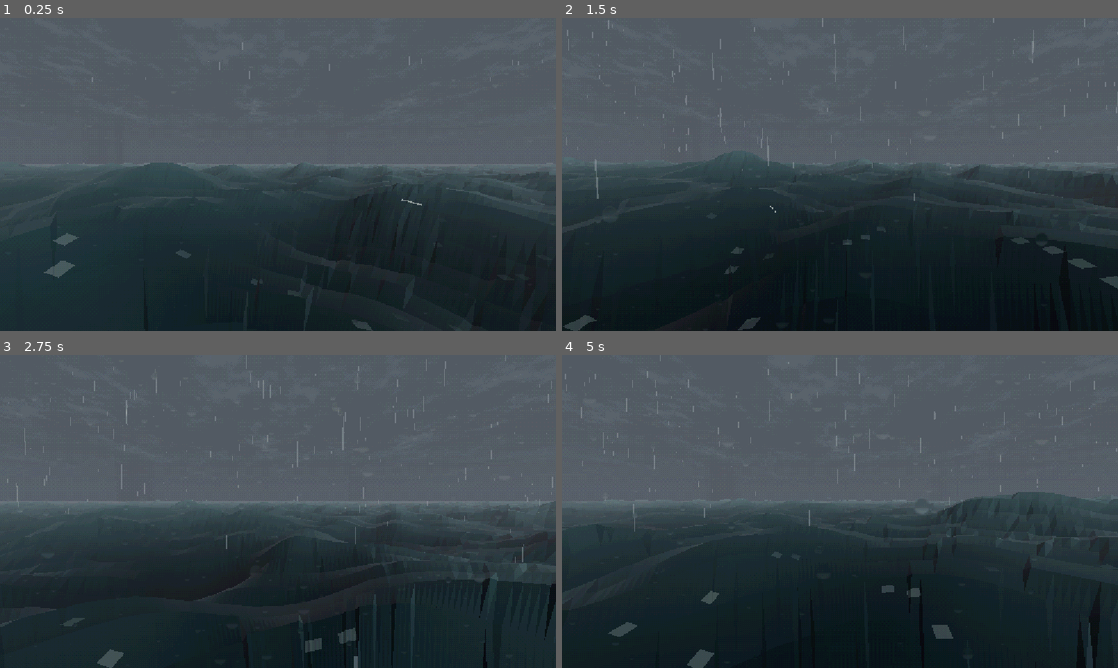
Above: before the commit, frames 1-4 (two rows, left to right).
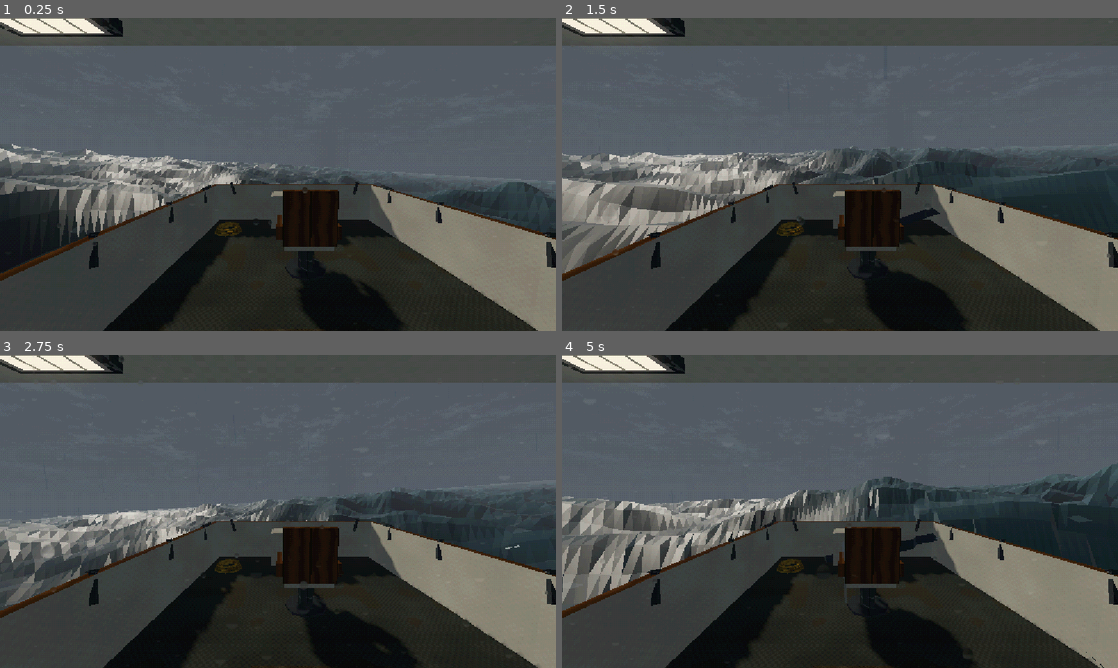
Above: after the commit, the same moments.

Repository: Kortev/Gull-Harbor
Game: Godot game, scene res://sea/sea.tscn
Same seed, same stepped clock (60 frames per second), same inputs: the game is played once before the commit and once after it.
Inputs:
- Up to frame 1 (0.25 s): no input
- Up to frame 2 (1.5 s): no input
- Up to frame 3 (2.75 s): no input
- Up to frame 4 (5 s): no input

The runs differ from the first frame. In frame 1, 43% of the frame differs, in the area x 0-100%, y 0-100%; in frame 2, 52%; in frame 3, 45%; in frame 4, 51%.

Commit message:
The boat: a weathered 41 ft tuna boat for four, riding the swell
Blender script (art/boat.py, the space game's PSX toolkit and crunched CC0 textures) exports boat/boat.glb:
hull, wheelhouse and hardtop, cockpit with fighting chair and rod holders, tuna tower, outriggers, lights.
boat/boat.gd parks it at the origin and poses it from the ocean's height under bow, stern and sides; a
trimesh collider for walking; the sea isn't drawn inside the hull. The camera stands in the cockpit.

Co-Authored-By: Claude Opus 5.5 <noreply@anthropic.com>
Claude-Session: https://claude.ai/code/session_01LChRA4DPcVTm2YPPWMDqRK

Diff:
--- /dev/null
+++ b/boat/boat.gd
@@ -0,0 +1,164 @@
+extends AnimatableBody3D
+## The boat (art/boat.py -> boat.glb): a 41 ft tuna boat for a crew of four. It never goes anywhere: it sits at
+## the origin and rides the swell, heaving, pitching and rolling with the sea under it. Its pose comes only from
+## the ocean's wave clock, so every peer computes the same deck under the same feet. Being an AnimatableBody3D,
+## it carries whoever stands on it. (The pattern is Gull Harbor's TunaBoat, on Fathom's ocean.)
+
+const Ocean := preload("res://sea/ocean.gd")
+const MODEL := preload("res://boat/boat.glb")
+
+const LENGTH := 12.5
+const BEAM := 4.3
+const DECK := 0.55          # the cockpit sole above the model's origin (its waterline)
+const SINK := 0.12          # loaded with ice, fuel and crew she sits a little below her painted waterline
+## How much of the sea's slope the hull follows: a long, heavy hull bridges the short chop.
+const PITCH_FOLLOW := 0.75
+const ROLL_FOLLOW := 0.7
+
+var ocean: Ocean
+var spawns: Array[Transform3D] = []      # boat-local
+var holders: Array[Transform3D] = []     # boat-local; see holder_transform()
+var helm := Transform3D.IDENTITY
+var floods: Array[SpotLight3D] = []
+var chair: Node3D
+var wheel: Node3D
+var _radar: Node3D
+var _lights_on := false
+
+
+func _ready() -> void:
+	sync_to_physics = true
+	collision_layer = 1
+	collision_mask = 0
+	_build()
+
+
+func _build() -> void:
+	var src := MODEL.instantiate() as Node3D
+	var visual := Node3D.new()
+	visual.name = "Visual"
+	add_child(visual)
+	for n: String in ["boat", "chair", "wheel", "radar"]:
+		var mi := src.find_child(n, true, false) as Node3D
+		if mi:
+			var t := _src_transform(mi, src)
+			mi.owner = null
+			mi.get_parent().remove_child(mi)
+			mi.transform = t
+			visual.add_child(mi)
+	chair = visual.get_node_or_null("chair") as Node3D
+	wheel = visual.get_node_or_null("wheel") as Node3D
+	_radar = visual.get_node_or_null("radar") as Node3D
+	var col_mesh := src.find_child("collider", true, false) as MeshInstance3D
+	if col_mesh:
+		var shape := col_mesh.mesh.create_trimesh_shape()
+		shape.backface_collision = true
+		var cs := CollisionShape3D.new()
+		cs.shape = shape
+		cs.transform = _src_transform(col_mesh, src)
+		add_child(cs)
+	for i in 4:
+		var e := src.find_child("spawn_%d" % i, true, false) as Node3D
+		if e:
+			spawns.append(_src_transform(e, src))
+	for i in 8:
+		var e := src.find_child("holder_%d" % i, true, false) as Node3D
+		if e:
+			holders.append(_src_transform(e, src))
+	var h := src.find_child("helm", true, false) as Node3D
+	if h:
+		helm = _src_transform(h, src)
+	# The tower floodlights and the cockpit lights: each empty's Blender -Z (Godot -Y) is where its light points.
+	for n: String in ["flood_0", "flood_1", "deck_light_0", "deck_light_1"]:
+		var e := src.find_child(n, true, false) as Node3D
+		if e == null:
+			continue
+		var t := _src_transform(e, src)
+		var l := SpotLight3D.new()
+		l.name = n
+		var aim := t.basis.y.normalized() * -1.0
+		l.transform = Transform3D(Basis.looking_at(aim, Vector3.UP if absf(aim.y) < 0.99 else Vector3.FORWARD),
+				t.origin)
+		var big := n.begins_with("flood")
+		l.light_color = Color(1.0, 0.86, 0.62)
+		l.light_energy = 6.0 if big else 2.5
+		l.spot_range = 22.0 if big else 7.0
+		l.spot_angle = 48.0 if big else 70.0
+		l.spot_attenuation = 0.8
+		l.shadow_enabled = big
+		l.visible = false
+		add_child(l)
+		floods.append(l)
+	src.free()
+
+
+## A node's transform relative to the imported scene root (before it's in the tree).
+static func _src_transform(n: Node3D, root: Node3D) -> Transform3D:
+	var t := n.transform
+	var p := n.get_parent()
+	while p and p != root:
+		if p is Node3D:
+			t = (p as Node3D).transform * t
+		p = p.get_parent()
+	return t
+
+
+func set_lights(on: bool) -> void:
+	_lights_on = on
+	for l in floods:
+		l.visible = on
+
+
+func _process(delta: float) -> void:
+	if _radar:
+		_radar.rotate_y(delta * 2.6)
+
+
+func _physics_process(_delta: float) -> void:
+	if ocean == null:
+		return
+	global_transform = pose()
+	# Keep the sea from being drawn inside the hull when a crest rises past the waterline.
+	# A flat cut a little under the deck's lowest corner, so it still holds when she rolls.
+	var fwd := -global_transform.basis.z
+	var low := INF
+	for c: Vector3 in [Vector3(-1.9, DECK, -4.0), Vector3(1.9, DECK, -4.0), Vector3(-1.9, DECK, 5.8),
+			Vector3(1.9, DECK, 5.8)]:
+		low = minf(low, (global_transform * c).y)
+	ocean.set_dry(Vector2.ZERO, Vector2(LENGTH * 0.46, BEAM * 0.48), Vector2(fwd.x, fwd.z), low - 0.1)
+
+
+## Where the hull sits on the swell right now: the waterline from the mean of the water under it, pitch from bow
+## vs stern, roll from port vs starboard. A pure function of the wave clock, so every peer agrees.
+func pose() -> Transform3D:
+	var hl := LENGTH * 0.42
+	var hb := BEAM * 0.45
+	var bow := ocean.height_at(Vector3(0.0, 0.0, -hl))
+	var stern := ocean.height_at(Vector3(0.0, 0.0, hl))
+	var port := ocean.height_at(Vector3(-hb, 0.0, 0.0))
+	var stbd := ocean.height_at(Vector3(hb, 0.0, 0.0))
+	var mid := ocean.height_at(Vector3.ZERO)
+	var y := (bow + stern + port + stbd + mid * 2.0) / 6.0 - SINK
+	var pitch := atan2(bow - stern, hl * 2.0) * PITCH_FOLLOW
+	var roll := atan2(stbd - port, hb * 2.0) * ROLL_FOLLOW
+	return Transform3D(Basis.from_euler(Vector3(pitch, 0.0, roll)), Vector3(0.0, y, 0.0))
+
+
+## A rod holder's tube in world space: origin at the rim, +Z along the tube out of it.
+func holder_transform(i: int) -> Transform3D:
+	var t := holders[i]
+	# The Blender empty's +Z became Godot +Y on export: turn that into +Z.
+	var along := t.basis.y.normalized()
+	var b := Basis.looking_at(-along, Vector3.UP if absf(along.y) < 0.99 else Vector3.FORWARD)
+	return global_transform * Transform3D(b, t.origin)
+
+
+func spawn_point(slot: int) -> Transform3D:
+	if spawns.is_empty():
+		return global_transform * Transform3D(Basis.IDENTITY, Vector3(0, DECK + 0.1, 2.0))
+	return global_transform * spawns[slot % spawns.size()].translated(Vector3(0, 0.1, 0))
+
+
+## The eyes of someone standing on deck (for the camera until the crew exists).
+func eye(local: Vector3) -> Vector3:
+	return global_transform * local
--- /dev/null
+++ b/core/psx_import.gd
@@ -0,0 +1,103 @@
+@tool
+extends EditorScenePostImport
+## The post-import script for the Blender models (boat.glb, ...), copied from the space fishing game, to the art brief:
+## every material gets Nearest filtering with mipmaps, roughness 1, metallic 0 and a low specular, while
+## transparency (cutouts, glass) and glow stay as imported. Embedded textures get mipmaps so far floors don't
+## shimmer, except cutouts (railings, grates, nets), which keep none so they don't fade out with distance.
+## Meshes whose names start with one of NO_SHADOW cast no shadows. Materials named "shader__<name>"
+## become the shader assets/world/shaders/<name>.gdshader (light beams, runway lights, ...), and names
+## ending in "__wet" or "__sheen" get a glossier finish (see FINISHES). A surface that carries vertex colours
+## (baked shading: the Deckhand v2's ambient occlusion) has them multiplied into its colour, as glTF means them.
+##
+## Use it from a .glb's import settings: Import Script = this file (import_script/path), and
+## glTF > Embedded Image Handling = Embed as Uncompressed (gltf/embedded_image_handling=3), so the
+## textures stay crisp instead of being extracted and VRAM-compressed.
+
+const NO_SHADOW: Array[String] = ["Glass", "Lights", "EngineGlow", "ForceField", "FloorPaint", "Beam"]
+const SPECULAR := 0.15
+## A material named "shader__<name>" is swapped for res://boat/shaders/<name>.gdshader, its
+## base color and texture passed in as albedo_color / albedo_texture (if the shader has them).
+const SHADER_PREFIX := "shader__"
+const SHADER_DIR := "res://boat/shaders/"
+## Name suffixes that loosen the roughness-1 rule, [roughness, specular]: "__wet" for puddles and oil
+## (sharp reflections), "__sheen" for a satin floor that catches the lamps.
+const FINISHES := {"__wet": [0.12, 0.6], "__sheen": [0.55, 0.3]}
+
+var _done_materials: Dictionary = {}
+var _done_textures: Dictionary = {}
+
+
+func _post_import(scene: Node) -> Object:
+	_done_materials.clear()
+	_done_textures.clear()
+	for node: Node in scene.find_children("*", "MeshInstance3D", true, false):
+		var mesh_node := node as MeshInstance3D
+		for prefix: String in NO_SHADOW:
+			if String(mesh_node.name).begins_with(prefix):
+				mesh_node.cast_shadow = GeometryInstance3D.SHADOW_CASTING_SETTING_OFF
+		if mesh_node.mesh == null:
+			continue
+		for i: int in mesh_node.mesh.get_surface_count():
+			var mat := mesh_node.mesh.surface_get_material(i) as BaseMaterial3D
+			if mat == null:
+				continue
+			if not _done_materials.has(mat):
+				_done_materials[mat] = _shader_material(mat) if mat.resource_name.begins_with(SHADER_PREFIX) else mat
+				if _done_materials[mat] == mat:
+					_crunch(mat)
+			mesh_node.mesh.surface_set_material(i, _done_materials[mat] as Material)
+			# Godot's glTF import leaves this off on some materials (the suits' "crew", shared by four meshes)
+			var arrays := mesh_node.mesh as ArrayMesh
+			if arrays != null and arrays.surface_get_format(i) & Mesh.ARRAY_FORMAT_COLOR \
+					and _done_materials[mat] is BaseMaterial3D:
+				(_done_materials[mat] as BaseMaterial3D).vertex_color_use_as_albedo = true
+	return scene
+
+
+func _shader_material(mat: BaseMaterial3D) -> Material:
+	var path := SHADER_DIR + mat.resource_name.trim_prefix(SHADER_PREFIX) + ".gdshader"
+	if not ResourceLoader.exists(path):
+		push_warning("psx_import: no shader %s for material %s" % [path, mat.resource_name])
+		return mat
+	var out := ShaderMaterial.new()
+	out.resource_name = mat.resource_name
+	out.shader = load(path) as Shader
+	for uniform: Dictionary in out.shader.get_shader_uniform_list():
+		match String(uniform["name"]):
+			"albedo_color":
+				out.set_shader_parameter("albedo_color", mat.albedo_color)
+			"albedo_texture":
+				out.set_shader_parameter("albedo_texture", mat.albedo_texture)
+	return out
+
+
+func _crunch(mat: BaseMaterial3D) -> void:
+	mat.texture_filter = BaseMaterial3D.TEXTURE_FILTER_NEAREST_WITH_MIPMAPS
+	mat.roughness = 1.0
+	mat.metallic = 0.0
+	mat.metallic_specular = SPECULAR
+	for suffix: String in FINISHES:
+		if mat.resource_name.ends_with(suffix):
+			var finish: Array = FINISHES[suffix]
+			mat.roughness = finish[0]
+			mat.metallic_specular = finish[1]
+	if mat.transparency != BaseMaterial3D.TRANSPARENCY_ALPHA_SCISSOR:
+		_mipmap(mat, BaseMaterial3D.TEXTURE_ALBEDO)
+		_mipmap(mat, BaseMaterial3D.TEXTURE_EMISSION)
+
+
+## Swaps an embedded texture for a copy with mipmaps (once per texture, shared by its materials).
+func _mipmap(mat: BaseMaterial3D, slot: BaseMaterial3D.TextureParam) -> void:
+	var tex := mat.get_texture(slot) as ImageTexture
+	if tex == null:
+		return
+	if not _done_textures.has(tex):
+		var img := tex.get_image()
+		if img == null or img.has_mipmaps() or img.is_compressed():
+			_done_textures[tex] = tex
+		else:
+			img.generate_mipmaps()
+			var out := ImageTexture.create_from_image(img)
+			out.resource_name = tex.resource_name
+			_done_textures[tex] = out
+	mat.set_texture(slot, _done_textures[tex] as ImageTexture)
--- a/sea/sea.gd
+++ b/sea/sea.gd
@@ -5,7 +5,7 @@
 ##
 ## Conditions (one per trip): calm, sunny, fog, rain, heavy, storm; day or night.
 ## Screenshots: <godot> --path . -- --shot=<png> [--weather=calm|sunny|fog|rain|heavy|storm] [--night]
-##   [--frames=<n>] [--cam=x,y,z,lookx,looky,lookz]
+##   [--frames=<n>] [--cam=x,y,z,lookx,looky,lookz] [--look=<degrees round from aft>]
 
 const Ocean := preload("res://sea/ocean.gd")
 const SeaFx := preload("res://sea/sea_fx.gd")
@@ -13,6 +13,7 @@
 const SKY_SHADER := preload("res://sea/sky.gdshader")
 const NOISE := preload("res://sea/textures/sky_noise.png")
 const SCREEN_LOOK := preload("res://screen/screen_look.tscn")
+const Boat := preload("res://boat/boat.gd")
 
 ## How rough the sea is (ocean.gd: 0 calm, 0.5 rain, 1 storm), the sun, and how thick the fog.
 const CONDITIONS := {
@@ -35,6 +36,7 @@
 var visor: VisorRain
 var rain: GPUParticles3D
 var cam: Camera3D
+var boat: Boat
 var _args := {}
 var _frames := 0
 
@@ -64,11 +66,10 @@
 		cam.global_position = at
 		cam.look_at(Vector3(v[3], v[4], v[5]))
 	else:
-		# For now: a pair of eyes on a deck riding the swell.
-		var at := Vector3(0.0, 2.3, 0.0)
-		at.y += ocean.height_at(Vector3.ZERO)
-		cam.global_position = at
-		cam.rotation = Vector3(-0.05, Time.get_ticks_msec() * 0.00002, 0.0)
+		# For now: a pair of eyes standing in the cockpit, looking aft over the stern (or --look=<deg> round).
+		var eye := Transform3D(Basis.from_euler(Vector3(-0.1, PI + deg_to_rad(float(_args.get("look", "0"))), 0.0)),
+				Vector3(0.4, Boat.DECK + 1.65, 1.2))
+		cam.global_transform = boat.global_transform * eye
 	if _args.has("shot") and _frames == int(_args.get("frames", "120")):
 		var img := get_viewport().get_texture().get_image()
 		img.save_png(str(_args["shot"]))
@@ -132,6 +133,7 @@
 	sun.visible = not night
 	ocean.set_sky_color(hor.lerp(fog, 0.5))
 	sea_fx.night = 1.0 if night else 0.0
+	boat.set_lights(night or condition == "storm" or condition == "fog")
 	var rain_mat := (rain.draw_pass_1 as QuadMesh).material as StandardMaterial3D
 	rain_mat.albedo_color = Color(0.75, 0.8, 0.86, 0.22 if night else 0.38)
 
@@ -190,6 +192,10 @@
 	add_child(sea_fx)
 	visor = VisorRain.new()
 	add_child(visor)
+	boat = Boat.new()
+	boat.name = "Boat"
+	boat.ocean = ocean
+	add_child(boat)
 
 
 func _particles(at: Vector3, box: Vector3, amount: int, life: float, dir: Vector3, spread: float,
Not shown, added: art/.gdignore
Binary file added: art/textures/boot_white.png
Not shown, added: art/textures/boot_white.png.import
Binary file added: art/textures/console.png
Not shown, added: art/textures/console.png.import
Binary file added: art/textures/deck_steel.png
Not shown, added: art/textures/deck_steel.png.import
Binary file added: art/textures/floor_plate.png
Not shown, added: art/textures/floor_plate.png.import
Binary file added: art/textures/gauge.png
Not shown, added: art/textures/gauge.png.import
Binary file added: art/textures/glass_dirty.png
(and 54 more such lines)
